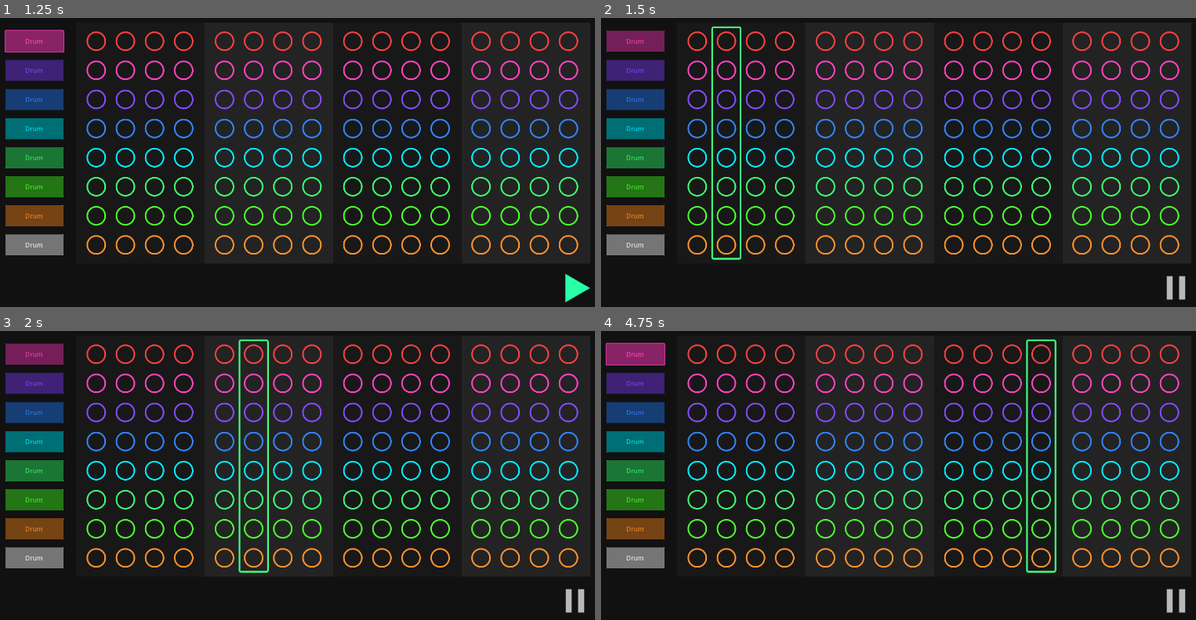
Above: before the commit, frames 1-4 (two rows, left to right).
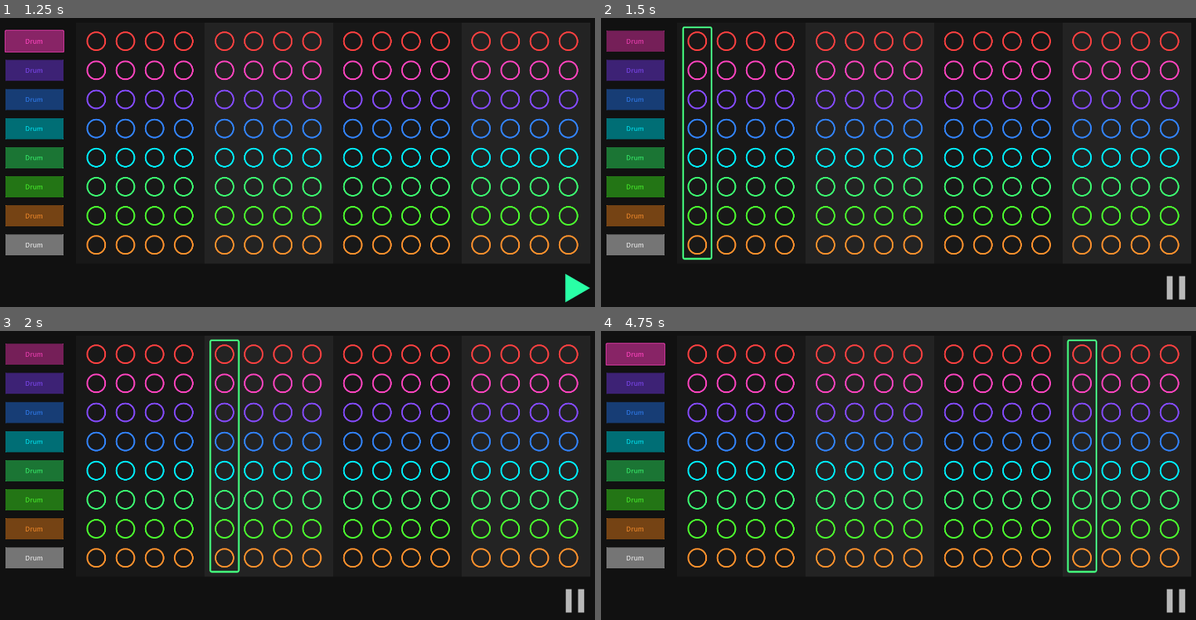
Above: after the commit, the same moments.

Repository: JulienToumieh/bsteppr
Game: Godot game, scene res://main.tscn
The game is run twice, just before and just after one commit, with the same random seed, the same clock (stepped at 60 frames per second) and the same inputs.
Inputs (mouse positions are in pixels of both pictures, inside the frame that each line leads up to):
- Up to frame 1 (1.25 s): click "Drum" at 0.5 s
- Up to frame 2 (1.5 s): click (1178, 289) at 1.25 s
- Up to frame 3 (2 s): no input
- Up to frame 4 (4.75 s): click "Drum" at 2 s; click "Drum" at 2.75 s

Frame 1 is identical in both runs. In frame 2, 0.9% of the frame differs, in the area x 13-24%, y 2-84%; in frame 3, 1.2%; in frame 4, 1.3%, in the area x 71-84%, y 2-84%.

Commit message:
Tested a timer node based solution

Diff:
--- a/Globals.gd
+++ b/Globals.gd
@@ -114,6 +114,7 @@
 	["0000","0000","0000","0000","0000","0000","0000","0000"]
 ]
 
+'''
 var activeBeat = beatA
 
 var playbackPosition = 0
@@ -159,3 +160,57 @@
 		6: get_node("Instrument6").play()
 		7: get_node("Instrument7").play()
 		8: get_node("Instrument8").play()
+'''
+
+
+
+'
+var beats = {
+	"A": [["0000"] * 8 for _ in range(16)],
+	"B": [["0000"] * 8 for _ in range(16)],
+	"C": [["0000"] * 8 for _ in range(16)],
+	"D": [["0000"] * 8 for _ in range(16)],
+	"E": [["0000"] * 8 for _ in range(16)],
+	"F": [["0000"] * 8 for _ in range(16)]
+}
+'
+
+var activeBeat = beatA
+var playbackPosition = 0
+var playing = false
+
+var tempo = 60000 / 128  # Tempo in milliseconds
+
+
+@onready var metronome_timer = $Timer  # Reference to the Timer node
+
+func togglePlayback():
+	playing = !playing
+	if playing:
+		metronome_timer.start()  # Start the timer
+	else:
+		playbackPosition = 0
+		metronome_timer.stop()  # Stop the timer
+
+func tick():
+	playbackPosition = (playbackPosition % 16) + 1
+	if playbackPosition % 4 == 0:
+		playSound(3)
+
+func _ready():
+	metronome_timer.wait_time = tempo / 4000.0  # Set wait time in seconds
+	metronome_timer.timeout.connect(self._on_Timer_timeout)
+
+func _on_Timer_timeout():
+	tick()  # Call tick on timer timeout
+
+func playSound(id):
+	match id:
+		1: get_node("Instrument1").play()
+		2: get_node("Instrument2").play()
+		3: get_node("Instrument3").play()
+		4: get_node("Instrument4").play()
+		5: get_node("Instrument5").play()
+		6: get_node("Instrument6").play()
+		7: get_node("Instrument7").play()
+		8: get_node("Instrument8").play()
--- a/Globals.tscn
+++ b/Globals.tscn
@@ -5,7 +5,7 @@
 [ext_resource type="AudioStream" uid="uid://c7hhjdug82m3y" path="res://drumkits/pop/2.wav" id="3_qay8j"]
 [ext_resource type="AudioStream" uid="uid://bgqpk2lid82o4" path="res://drumkits/pop/3.wav" id="4_d76ke"]
 
-[node name="GlobalScene" type="Node2D"]
+[node name="Globals" type="Node2D"]
 script = ExtResource("1_wmx5g")
 
 [node name="Instrument1" type="AudioStreamPlayer" parent="."]
@@ -35,3 +35,5 @@
 
 [node name="Instrument8" type="AudioStreamPlayer" parent="."]
 max_polyphony = 4
+
+[node name="Timer" type="Timer" parent="."]
